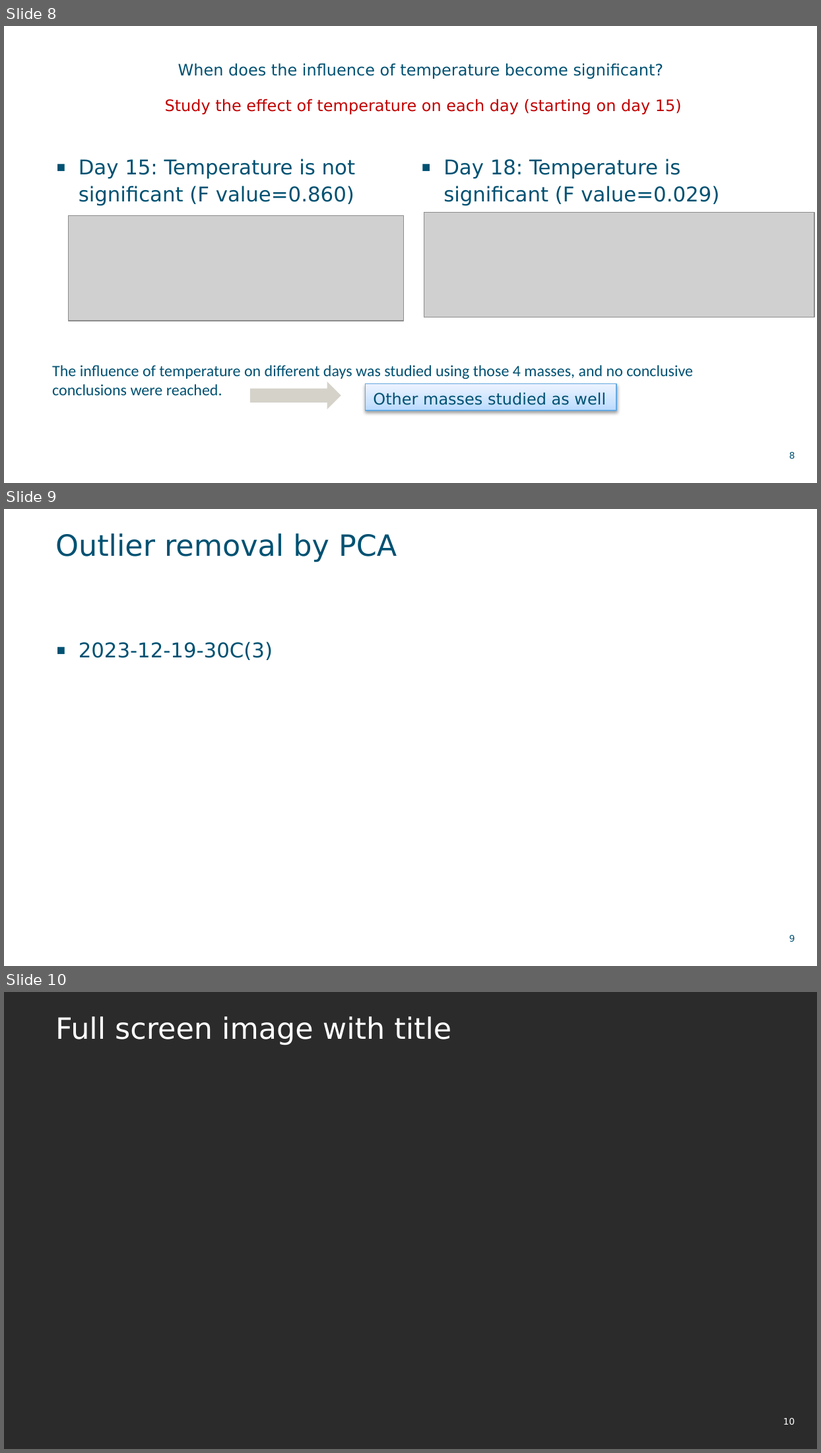
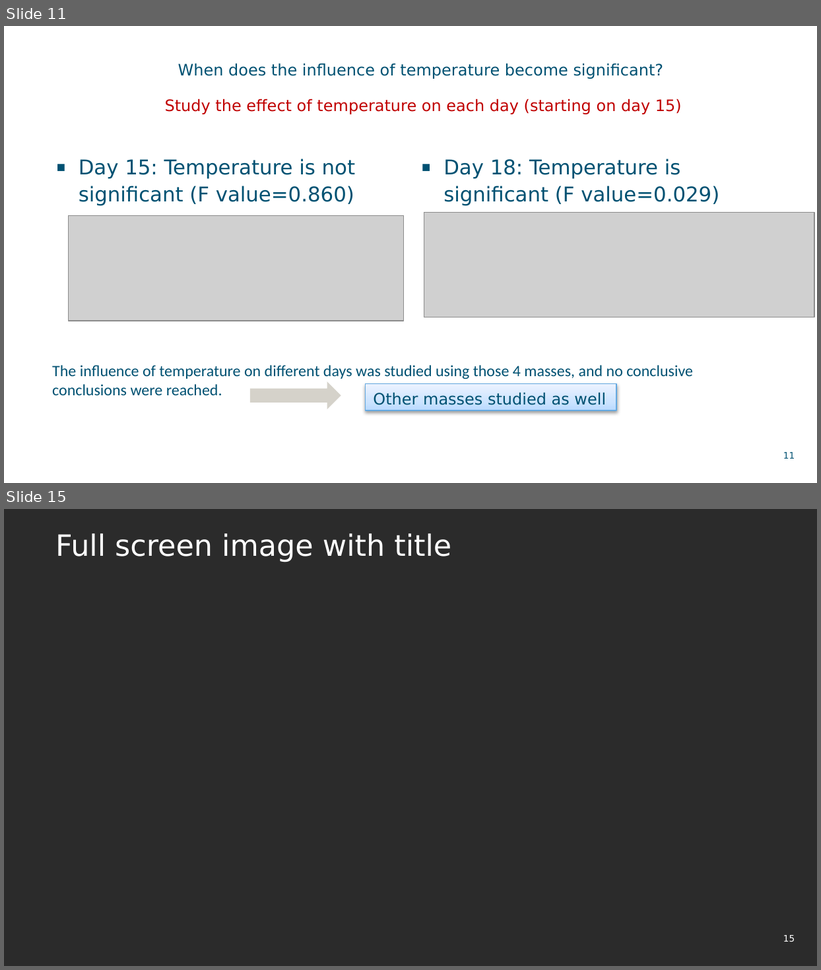
Before and after one commit to MMBDD/Serbia, a slide deck: Brines/UF.pptx. Shown one above the other, each under a label of ours: slides 8, 9 and 10 before the commit, slides 11 and 15 after it; the slides between them are not shown. The pictures are 821x1453 and 821x970 pixels, drawn with LibreOffice and Linux fonts; fonts in the diff are those of the drawing; grey boxes stand for pictures; background and template pictures are left out; a plain dark background stands for a picture behind light text. Boxes give left, top, right and bottom in pixels: in the first picture for what was removed or moved away, otherwise in the second. Text is boxed around its words. In the diff, an @@ line names an element or a change of style, - is before the commit and + after.

```diff
--- a/Brines/UF.pptx
+++ b/Brines/UF.pptx
@@ slide 9 removed at (x1=4, y1=509, x2=817, y2=966), background picture (left out) @@
@@ title removed at (x1=54, y1=524, x2=795, y2=576) @@
-Outlier removal by PCA
@@ text removed at (x1=79, y1=642, x2=273, y2=660) @@
-▪ 2023-12-19-30C(3)
@@ page number removed at (x1=789, y1=935, x2=795, y2=943) @@
-9
@@ what was slide 8 is now slide 11 @@
@@ page number at (x1=783, y1=452, x2=795, y2=459): text changed @@
-8
+11
@@ what was slide 10 is now slide 15 @@
@@ page number at (x1=783, y1=935, x2=795, y2=942): text changed @@
-10
+15
```
Also in this commit, not shown: 6 slides added.
